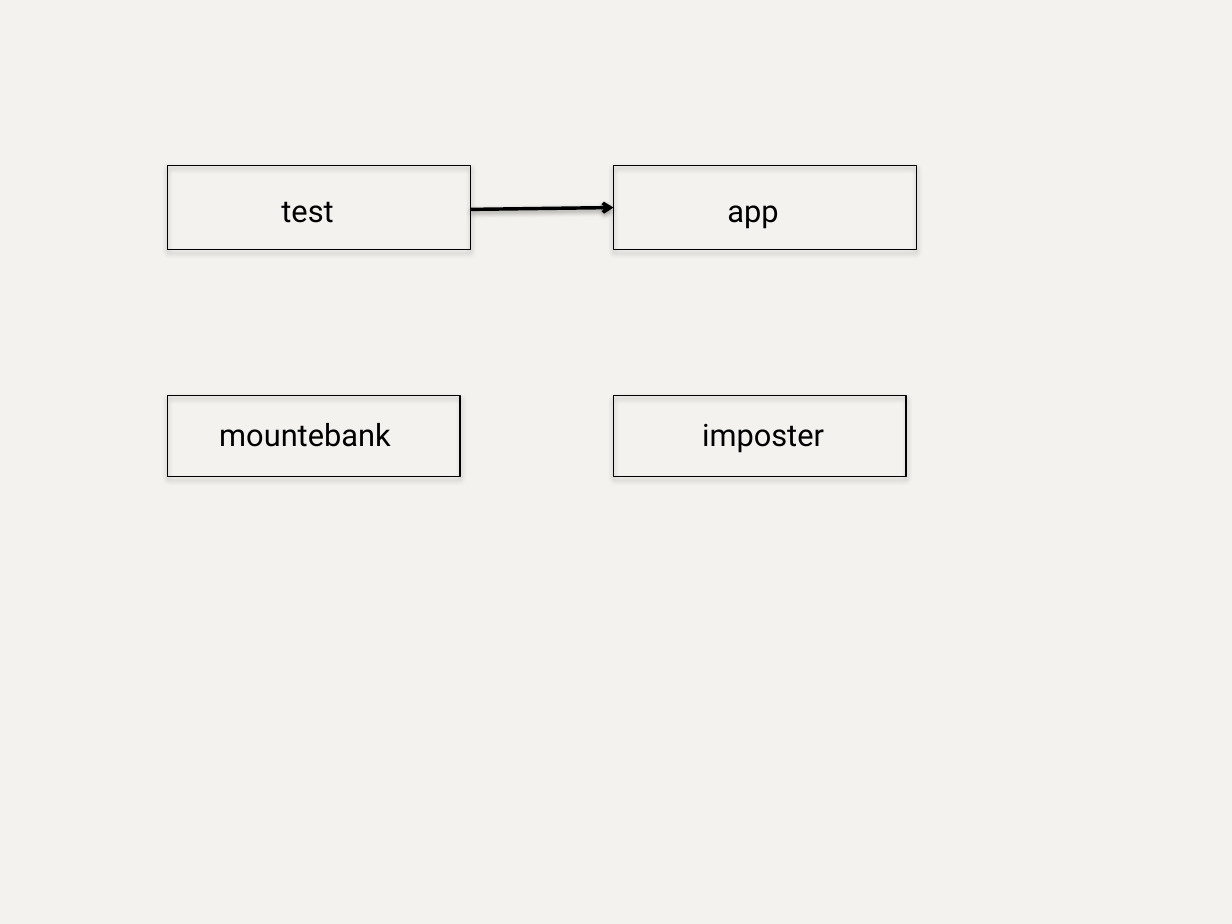
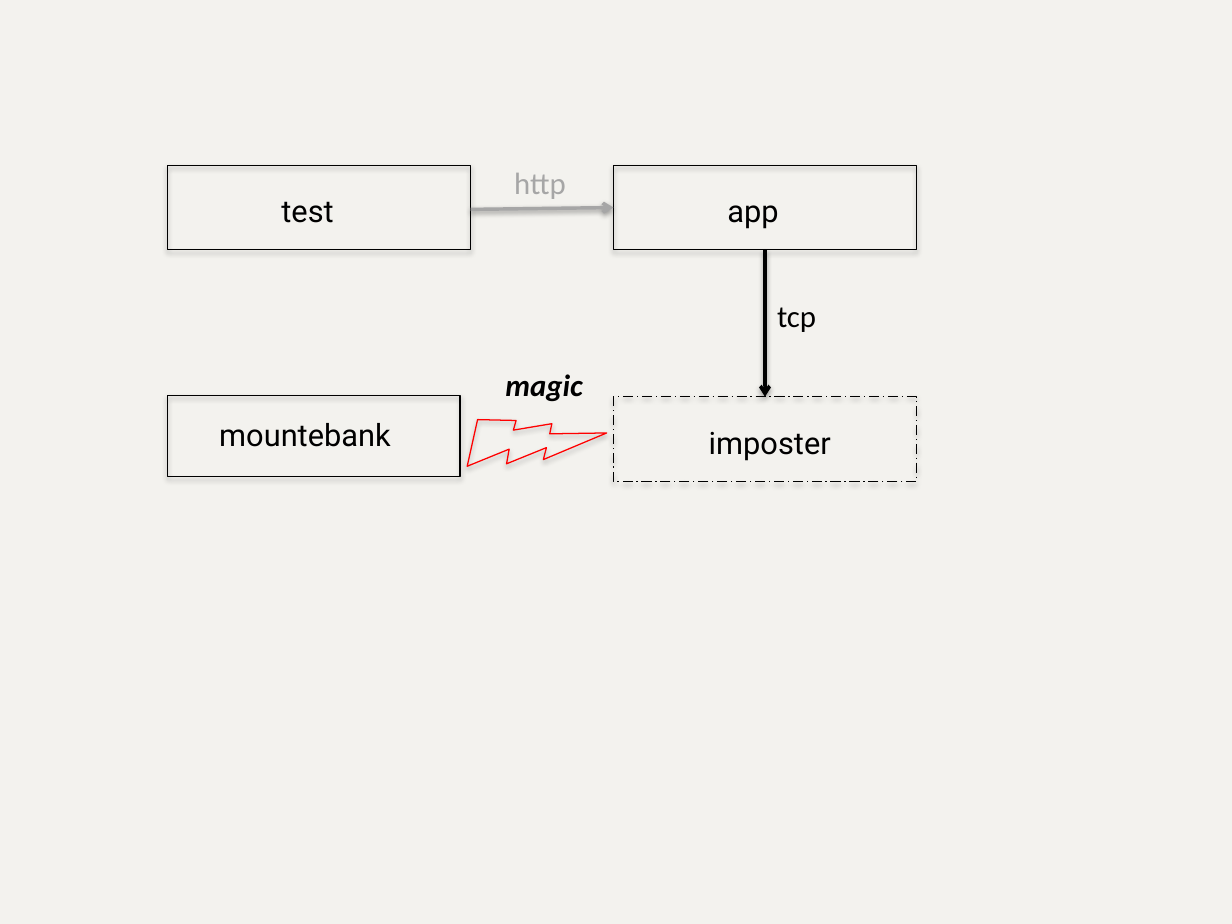
Before and after one commit to bbyars/mountebank, a slide deck: slide 7 of src/public/images/sources/sources.pptx (slide 4 before the commit). Drawn at 1232x924 pixels with LibreOffice and Linux fonts; fonts in the diff are those of the drawing. Boxes give left, top, right and bottom in pixels: in the first picture for what was removed or moved away, otherwise in the second. Text is boxed around its words. In the diff, an @@ line names an element or a change of style, - is before the commit and + after.

```diff
--- a/src/public/images/sources/sources.pptx
+++ b/src/public/images/sources/sources.pptx
@@ text added at (514,173,566,199), 18 pt, text #A6A6A6 @@
+http
@@ arrow (471, 209) - (614, 207): stroke #000000 2 pt to #A6A6A6 2 pt @@
@@ arrow added from (765, 250) to (765, 397), #000000 2 pt @@
@@ text added at (777,307,816,332), 18 pt, text #000000 @@
+tcp
@@ lightning bolt added at (451,366,606,521), outline #FF0000 0.75 pt @@
@@ text added at (505,374,582,401), 18 pt, text #000000, bold, italic @@
+magic
@@ rectangle: place and size @@
-rectangle at (614,395,907,477)
+rectangle at (614,397,917,482)
@@ rectangle at (614,397,917,482): outline #000000 0.75 pt to #000000 0.75 pt dashed @@
@@ text "imposter": place and size @@
-text "imposter" at (702,424,824,453)
+text "imposter" at (709,432,831,461)
```
Also in this commit, not shown: 9 other slides changed, 2 slides added.
